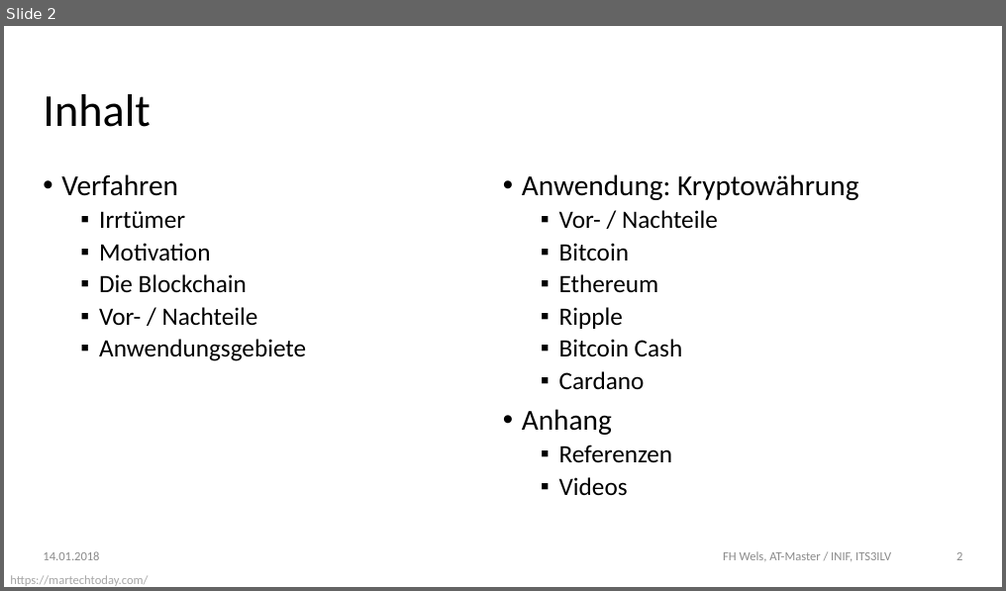
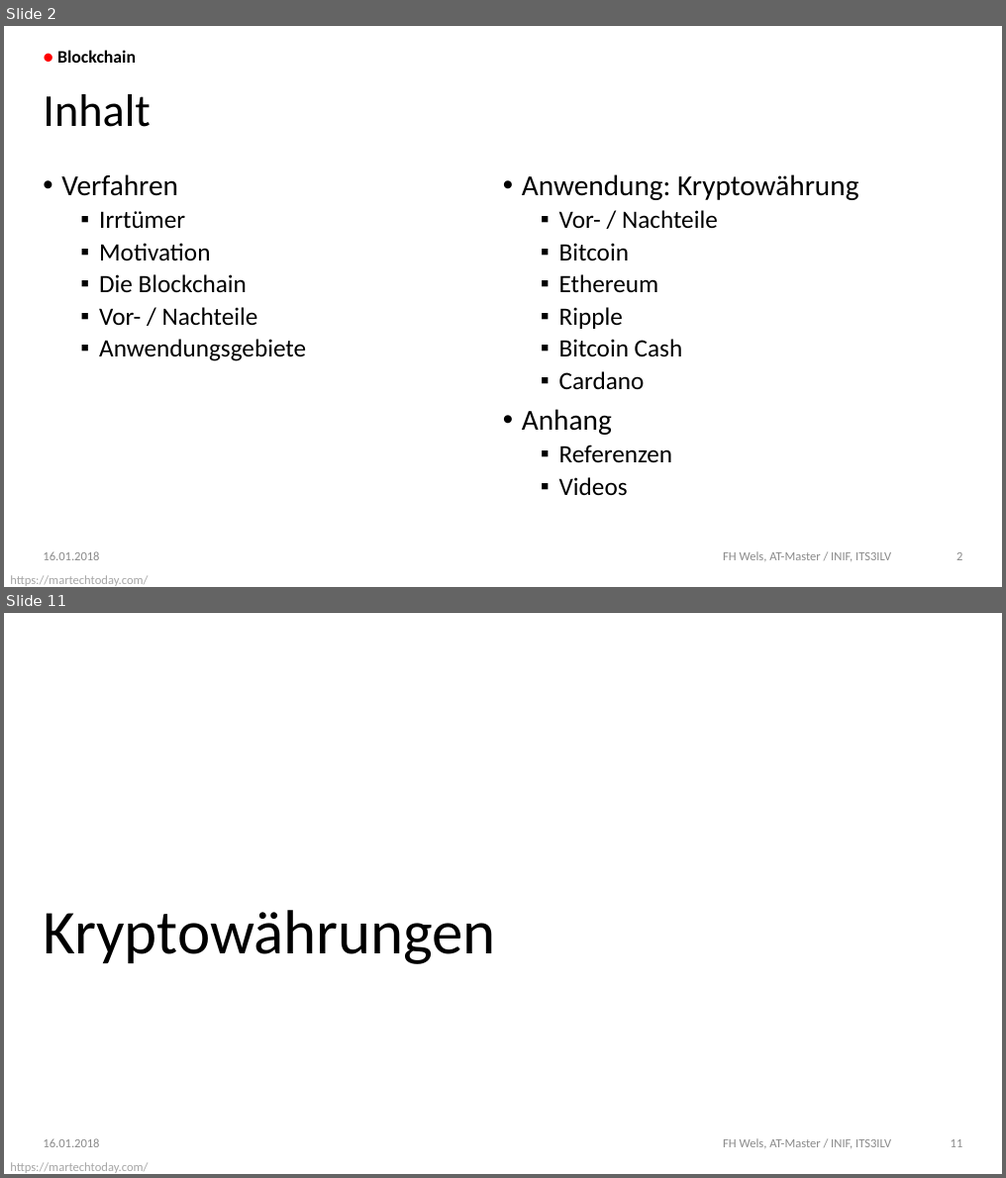
Before and after one commit to DoSchoe/ITS, a slide deck: Präsentation/Blockchain – Technologie.pptx. Shown one above the other, each under a label of ours: slide 2 before the commit, slides 2 and 11 after it; the slides between them are not shown. The pictures are 1006x591 and 1006x1178 pixels, drawn with LibreOffice and Linux fonts; fonts in the diff are those of the drawing; background and template pictures are left out. Boxes give left, top, right and bottom in pixels: in the first picture for what was removed or moved away, otherwise in the second. Text is boxed around its words. In the diff, an @@ line names an element or a change of style, - is before the commit and + after.

```diff
--- a/Präsentation/Blockchain – Technologie.pptx
+++ b/Präsentation/Blockchain – Technologie.pptx
@@ slide 11 added at (x1=4, y1=613, x2=1002, y2=1174), background picture (left out); not listed: 1 template element that a slide beside it also shows @@
@@ title added at (x1=43, y1=910, x2=496, y2=964), 56.7 pt, text #000000 @@
+Kryptowährungen
@@ text added at (x1=43, y1=1139, x2=99, y2=1148), 11.3 pt, text #8C8C8C @@
+16.01.2018
@@ text added at (x1=723, y1=1139, x2=891, y2=1149), 11.3 pt, text #8C8C8C @@
+FH Wels, AT-Master / INIF, ITS3ILV
@@ page number added at (x1=950, y1=1140, x2=963, y2=1148), 11.3 pt, text #8C8C8C @@
+11
@@ slide 2 changed as well @@
@@ text added at (x1=57, y1=50, x2=136, y2=63), 16 pt, text #000000, bold @@
+● Blockchain
@@ text at (x1=43, y1=552, x2=99, y2=561): text changed @@
-14.01.2018
+16.01.2018
```
Also in this commit, not shown: 17 other slides changed, 2 other slides added.
